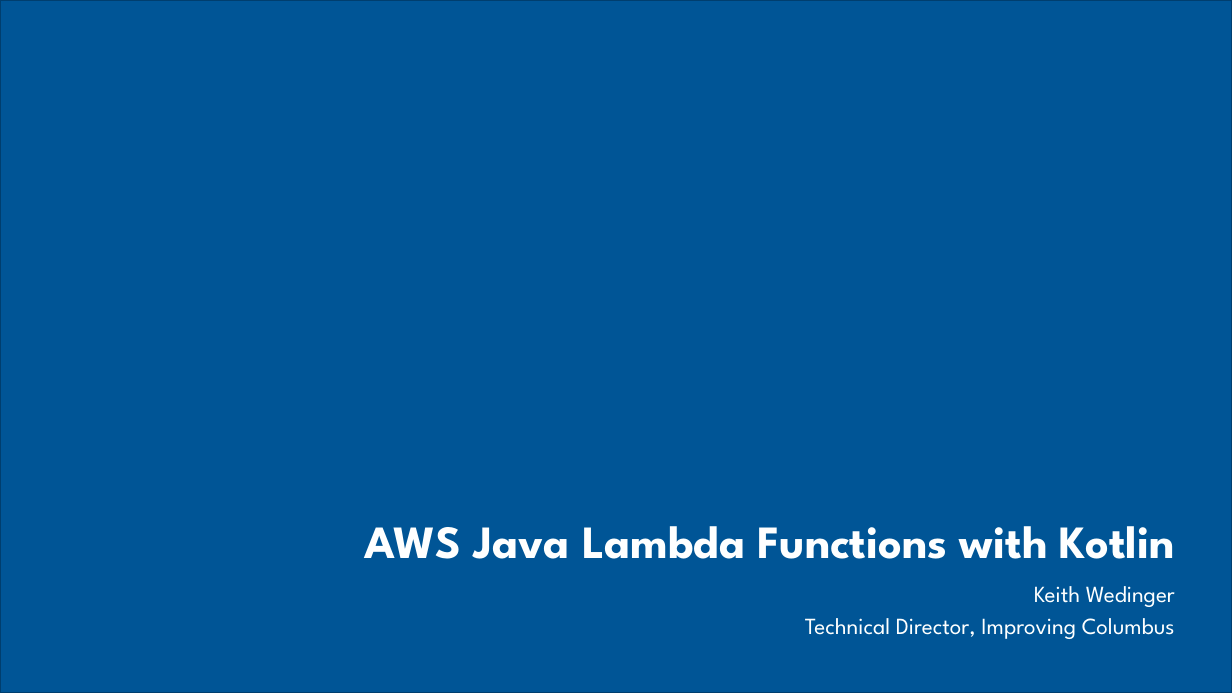
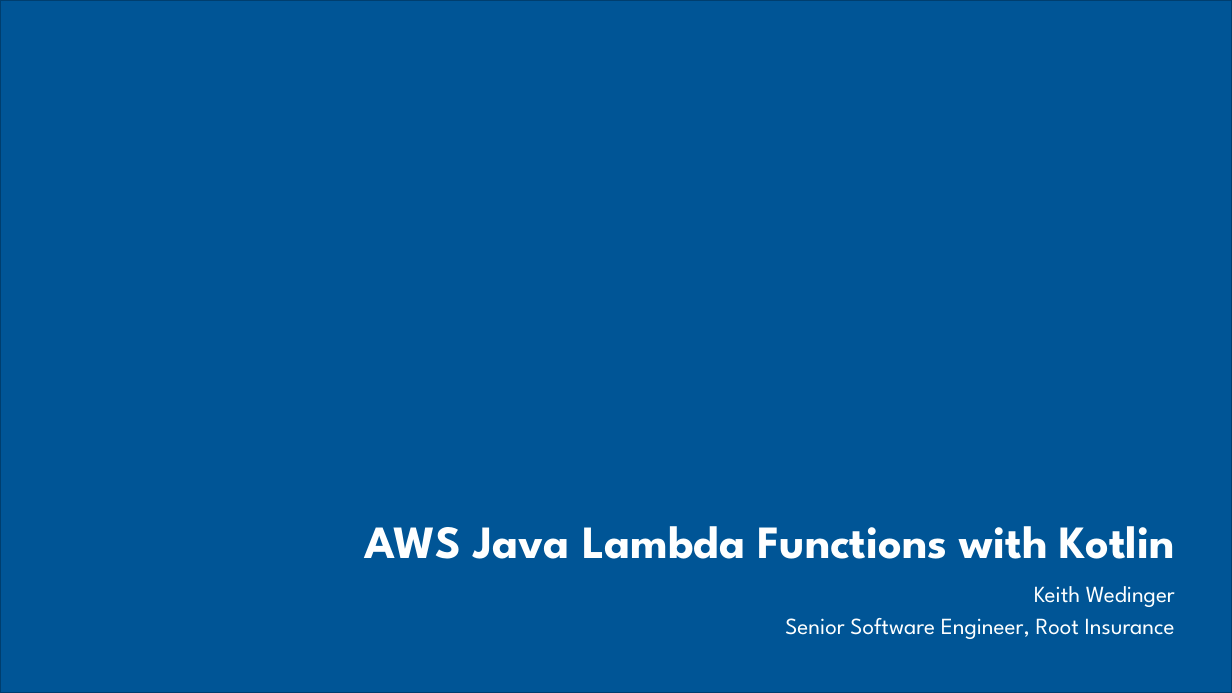
Before and after one commit to jkwuc89/Presentations, a slide deck: slide 1 of AWS Java Lambda Functions with Kotlin.pptx. Drawn at 1232x693 pixels with LibreOffice and Linux fonts; fonts in the diff are those of the drawing; background and template pictures are left out. Boxes give left, top, right and bottom in pixels: in the first picture for what was removed or moved away, otherwise in the second. Text is boxed around its words. In the diff, an @@ line names an element or a change of style, - is before the commit and + after.

Commit message:
Final version of Dogs and Cats for DogFoodCon, AWS Java Lambda Functions with Kotlin theme update and Ohio DevFest version

```diff
--- a/AWS Java Lambda Functions with Kotlin.pptx
+++ b/AWS Java Lambda Functions with Kotlin.pptx
@@ subtitle at [785, 618, 1175, 639]: text changed @@
-Technical Director, Improving Columbus
+Senior Software Engineer, Root Insurance
```
Also in this commit, not shown: 2 other slides changed, 1 slide removed, 2 other files.
